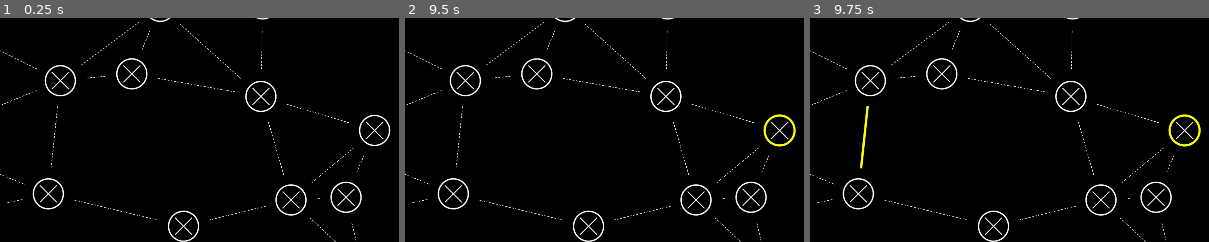
Above: before the commit, frames 1-3 (left to right).
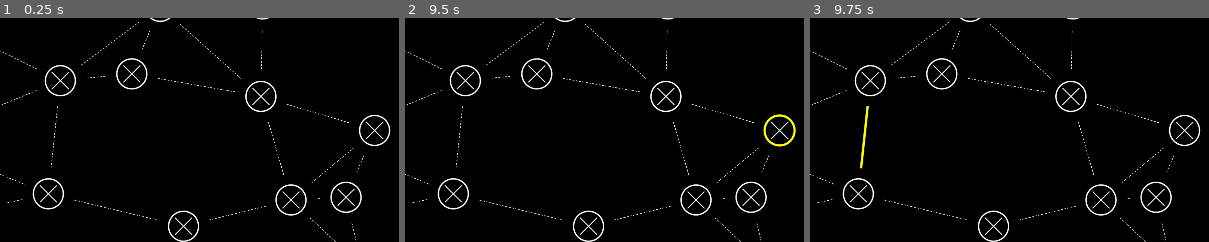
Above: after the commit, the same moments.

Repository: snhumphr/starpath
Game: Godot game, scene res://scenes/game.tscn
Two runs of this game, one before a commit and one after it. Both use one fixed random seed, a clock stepped at 60 frames per second and the inputs below.
Inputs (mouse positions are % of the whole screen's width and height, from its top left):
- Up to frame 1 (0.25 s): no input
- Up to frame 2 (9.5 s): click "QUEUE ACTION" at 0.5 s; click "END TURN" at 1.25 s; click "QUEUE ACTION" at 2 s; click "END TURN" at 2.75 s; click "QUEUE ACTION" at 3.5 s; click "END TURN" at 4.25 s; tap Enter at 5, 6.5, 8 s; move the mouse to (50, 50) at 5.02 s; tap 1 (1) at 5.1 s; click (50, 50) at 5.17 s; tap 2 (2) at 5.3, 5.85 s; tap Space (queue, bound only after the commit) at 5.75, 7.25, 8.75 s; move the mouse to (89, 5) at 5.77 s; click (89, 5) at 5.92 s; tap 3 (3) at 6.05, 6.6 s; move the mouse to (20, 35) at 6.52 s; click (20, 35) at 6.67 s; tap 4 (4) at 6.8, 7.35 s; move the mouse to (55, 50) at 7.27 s; click (55, 50) at 7.42 s; tap 6 (6) at 7.55, 8.1 s; move the mouse to (35, 25) at 8.02 s; click (35, 25) at 8.17 s; tap 9 (9) at 8.3, 8.85 s; move the mouse to (72, 45) at 8.77 s; click (72, 45) at 8.92 s; tap Backspace (clear) at 9.05 s
- Up to frame 3 (9.75 s): move the mouse to (30, 55) at 9.52 s; hold Backspace (clear) from 9.53 s (still down); click (30, 55) at 9.67 s
The pictures show only the part of the screen within x 24-74%, y 21-71%; the shares and areas given below are measured in that part.

Frames 1-2 are identical in both runs. In frame 3, 0.3% of the frame differs, in the area x 89-98%, y 42-58%.

Commit message:
Adds better keyboard support(TAB to submit, ESC/DEL/BACKSPACE to clear selection, ENTER/SPACE to queue currently selected action)

Diff:
--- a/classes/actions/buildaction.gd
+++ b/classes/actions/buildaction.gd
@@ -25,7 +25,7 @@
 		if self.ships_built > 0:
 			for i in range(0, self.ships_built):
 				galaxy.add_ship(system.sys_id, galaxy.players[actor_id].faction_id, actor_id)
-			execution_message.append(str(self.ships_built) + " ships built at " + system.get_system_name())
+			execution_message.append("    " +str(self.ships_built) + " ships built at " + system.get_system_name())
 		elif self.ships_built < 0:
 			pass #TODO: implement consuming ships to build things when implementing Ancients
 
@@ -35,10 +35,10 @@
 
 	match self.construction_type:
 		StarSystem.CONSTRUCTIONS.SHIPYARD:
-			return "Shipyard constructed at " + system.get_system_name()
+			return "    " +"Shipyard constructed at " + system.get_system_name()
 		StarSystem.CONSTRUCTIONS.LAB:
-			return "Laboratory constructed at " + system.get_system_name()
+			return "    " +"Laboratory constructed at " + system.get_system_name()
 		StarSystem.CONSTRUCTIONS.FORTRESS:
-			return "Fortress constructed at " + system.get_system_name()
+			return "    " +"Fortress constructed at " + system.get_system_name()
 		_:
-			return "Construction demolished at " + system.get_system_name()
+			return "    " +"Construction demolished at " + system.get_system_name()
--- a/classes/actions/moveaction.gd
+++ b/classes/actions/moveaction.gd
@@ -54,4 +54,4 @@
 		ship.system_id = dest_system.sys_id
 		pass
 
-	return [str(ship_list.size()) + " ships moved to system " + dest_system.get_system_name()]
+	return ["    " + str(ship_list.size()) + " ships moved to system " + dest_system.get_system_name()]
--- a/project.godot
+++ b/project.godot
@@ -105,6 +105,18 @@
 , Object(InputEventKey,"resource_local_to_scene":false,"resource_name":"","device":-1,"window_id":0,"alt_pressed":false …(187 unchanged characters)…
 ]
 }
+queue={
+"deadzone": 0.2,
+"events": [Object(InputEventKey,"resource_local_to_scene":false,"resource_name":"","device":-1,"window_id":0,"alt_pressed":false,"shift_pressed":false,"ctrl_pressed":false,"meta_pressed":false,"pressed":false,"keycode":0,"physical_keycode":32,"key_label":0,"unicode":32,"location":0,"echo":false,"script":null)
+, Object(InputEventKey,"resource_local_to_scene":false,"resource_name":"","device":-1,"window_id":0,"alt_pressed":false,"shift_pressed":false,"ctrl_pressed":false,"meta_pressed":false,"pressed":false,"keycode":0,"physical_keycode":4194309,"key_label":0,"unicode":0,"location":0,"echo":false,"script":null)
+, Object(InputEventKey,"resource_local_to_scene":false,"resource_name":"","device":-1,"window_id":0,"alt_pressed":false,"shift_pressed":false,"ctrl_pressed":false,"meta_pressed":false,"pressed":false,"keycode":0,"physical_keycode":4194310,"key_label":0,"unicode":0,"location":0,"echo":false,"script":null)
+]
+}
+submit={
+"deadzone": 0.2,
+"events": [Object(InputEventKey,"resource_local_to_scene":false,"resource_name":"","device":-1,"window_id":0,"alt_pressed":false,"shift_pressed":false,"ctrl_pressed":false,"meta_pressed":false,"pressed":false,"keycode":0,"physical_keycode":4194306,"key_label":0,"unicode":0,"location":0,"echo":false,"script":null)
+]
+}
 
 [rendering]
 
--- a/scripts/game.gd
+++ b/scripts/game.gd
@@ -123,7 +123,8 @@
 		if self.turn_orders.keys().has(wanted_network_id):
 			var new_galaxy: Galaxy = self.TurnProcessor.process_turn(self.galaxy, {wanted_network_id: self.turn_orders[wanted_network_id]})
 			if not new_galaxy.in_setup:
-				self.GalaxyGen.place_neutrals(new_galaxy)
+				#self.GalaxyGen.place_neutrals(new_galaxy)
+				pass
 			rpc("receive_turn", new_galaxy)
 
 @rpc("authority", "call_local", "reliable")
@@ -214,11 +215,17 @@
 
 	return []
 
+func _input(event: InputEvent) -> void:
+	if event.is_action_pressed("clear"):
+		self.reset_selections()
+		self.update_map()
+	elif event.is_action_pressed("queue"):
+		if self.current_action != null:
+			self.emit_signal("add_action_to_queue", current_action)
+	elif event.is_action_pressed("submit"):
+		self._on_button_pressed()
+
 func _gui_input(event: InputEvent) -> void:
-
-	pass
-
-#func _input(event: InputEvent) -> void:
 
 	if event is InputEventMouseMotion:
 		var pos: Vector2 = event.position
--- a/scripts/map_frame.gd
+++ b/scripts/map_frame.gd
@@ -94,13 +94,19 @@
 							system_index = index
 						elif selected_system.is_system_identical(neighbour):
 							neighbour_index = index
+
+					if system_index < 0 or neighbour_index < 0:
+						system_index = -1
+						neighbour_index = -1
+						#TODO: also draw an arrow between systems if they're highlighted in the right order
+
 					if system_index >= 0 and neighbour_index >= 0:
 						if system_index > neighbour_index:
 							system_arrow = true
 						if neighbour_index > system_index:
 							neighbour_arrow = true
 
-				if system_arrow or neighbour_arrow:
+				if system_arrow:
 					self.draw_line(system.pos, neighbour.pos, SELECTED_COLOUR, 4.0, true)
 					if system_arrow:
 						var neigh_to_sys_angle = neighbour.pos.angle_to_point(system.pos)
@@ -110,9 +116,6 @@
 						var arrow_vector_2: Vector2 = angle_vector.rotated(deg_to_rad(-45-90))
 						self.draw_line(arrow_pos, arrow_pos + 20.0 * arrow_vector_1, SELECTED_COLOUR, 2.0, true)
 						self.draw_line(arrow_pos, arrow_pos + 20.0 * arrow_vector_2, SELECTED_COLOUR, 2.0, true)
-					if neighbour_arrow:
-						var neigh_to_sys_angle: float = neighbour.pos.angle_to_point(system.pos)
-						var angle_vector: Vector2 = Vector2.from_angle(neigh_to_sys_angle)
 				elif self.highlighted["highlight_type"] == "starpath" and self.highlighted["highlight_id"] == starpath:
 					self.draw_line(system.pos, neighbour.pos, HIGHLIGHTED_COLOUR, 4.0, true)
 				else:
